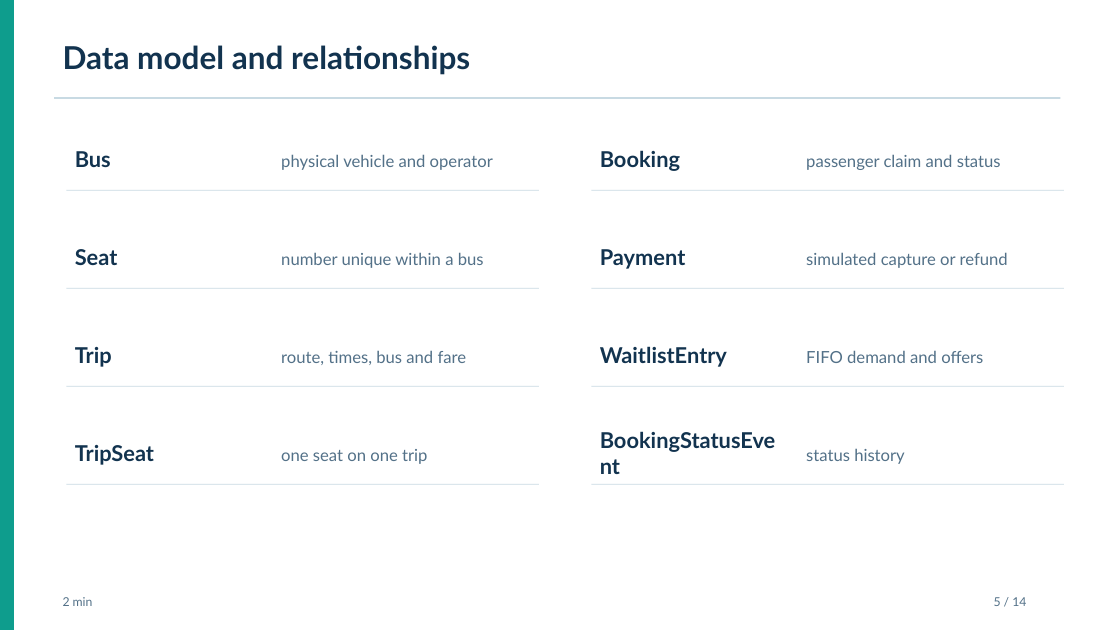
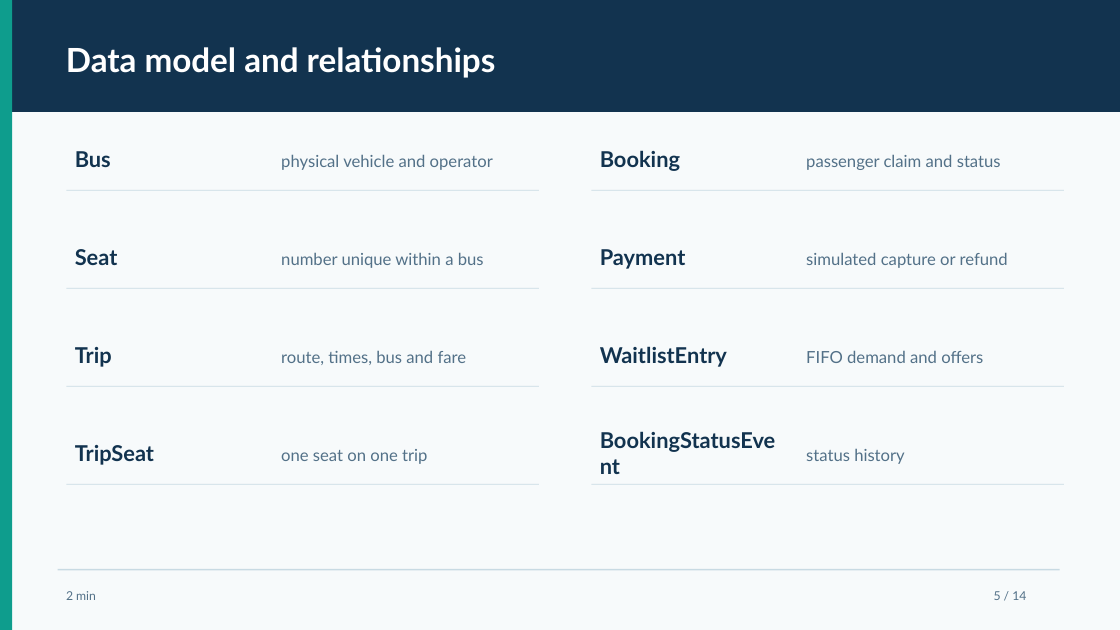
Before and after one commit to karthik-goud227/bus-ticket-booking-system, a slide deck: slide 5 of docs/BusBook_DBMS_Presentation.pptx. Drawn at 1120x630 pixels with LibreOffice and Linux fonts; fonts in the diff are those of the drawing. Boxes give left, top, right and bottom in pixels: in the first picture for what was removed or moved away, otherwise in the second. Text is boxed around its words. In the diff, an @@ line names an element or a change of style, - is before the commit and + after.

Commit message:
Refine DBMS presentation design

```diff
--- a/docs/BusBook_DBMS_Presentation.pptx
+++ b/docs/BusBook_DBMS_Presentation.pptx
@@ background #FFFFFF to #F7FAFB @@
@@ rectangle: place and size @@
-rectangle at <box>55,97,1061,99</box>
+rectangle at <box>0,0,1120,112</box>
@@ rectangle at <box>0,0,1120,112</box>: fill #C8DAE3 to #12334F @@
@@ text "Data model and relationships" at <box>66,47,496,78</box>: size 27 to 28.5 pt, text colour #12334F to #FFFFFF @@
@@ rectangle added at <box>58,569,1060,571</box>, fill #C8DAE3 @@
@@ text "2 min": place and size @@
-text "2 min" at <box>63,597,93,606</box>
+text "2 min" at <box>66,591,96,600</box>
@@ text "5 / 14": place and size @@
-text "5 / 14" at <box>994,597,1026,606</box>
+text "5 / 14" at <box>994,591,1026,600</box>
```
Also in this commit, not shown: 13 other slides changed.
